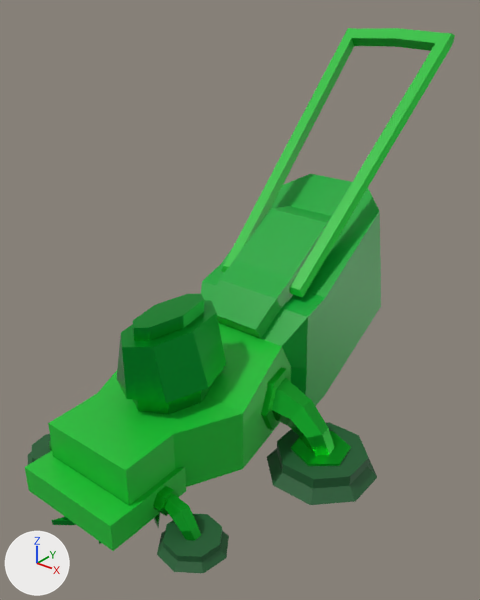
The FBX model RockPaperScissorsPlaneProject/Assets/FBXs/Lawmower/Lawnmower.fbx: old version first, new version second.
The view is the same before and after, from a camera (50 mm lens) standing at (6.22, -6.37, 7.21) and looking at (-0.03, 1.44, 2.36). Lighting does not change. The marker at lower left points along +X, +Y and +Z. Where no turn or scale is listed for an object, it has been applied to the vertices.

Script lines for the objects in view, before the commit:
```python
mat_m_scissorsmetalic = principled_material('M_ScissorsMetalic')
mat_m_scissorsmetalic.texture = img_texture_enemies_png
mat_m_scissorsmetalic.metallic = 0.8
mat_m_scissorsmetalic.roughness = 0.305
mat_m_scissorsplastic = principled_material('M_ScissorsPlastic')
mat_m_scissorsplastic.texture = img_texture_enemies_png
mat_m_scissorsplastic.roughness = 0.436
me_lawnmower = bpy.data.meshes.new('Lawnmower')
me_lawnmower.from_pydata(...)  # 643 vertices, 666 faces; spans x -2.74..2.74, y -2.53..6.41, z -0.09..6.32
# faces by material slot: [368, 170, 128]
me_lawnmower.materials.append(mat_m_scissorsmetalic)  # picture img_texture_enemies_png
me_lawnmower.materials.append(mat_m_scissorsplastic)  # picture img_texture_enemies_png
me_lawnmower.materials.append(mat_m_scissorsrubber)  # picture img_texture_enemies_png
ob_lawnmower = bpy.data.objects.new('Lawnmower', me_lawnmower)
ob_lawnmower.location = (0.0, 0.0, 0.0)
```
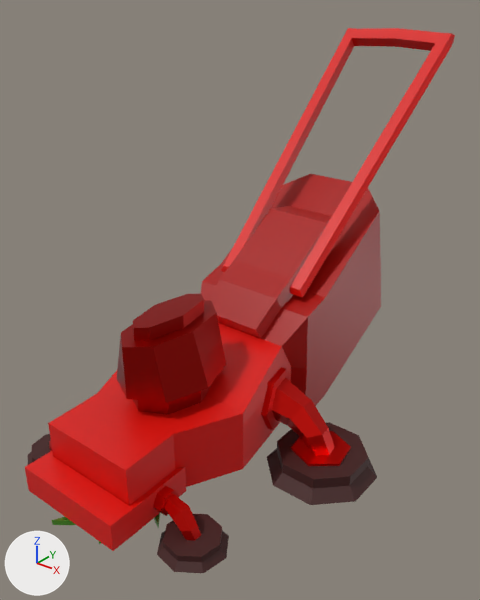
Commit message: Fix Lawnmower now red

Pixel boxes (x1, y1, x2, y2) of what changed, in the pictures (480 x 600 px):
'Lawnmower', surface changed (green to red)
    both: (25, 28, 455, 573)

What changed in the scene script:
```text
Add img_texture_enemies2_png:
    img_texture_enemies2_png = load_image('Texture_Enemies2.png', '../../Volcano/FBXs/Texture_Enemies2.png', 1024, 1024, 'sRGB')
Change mat_m_scissorsmetalic:
    mat_m_scissorsmetalic.texture: img_texture_enemies_png -> img_texture_enemies2_png
Change mat_m_scissorsplastic:
    mat_m_scissorsplastic.texture: img_texture_enemies_png -> img_texture_enemies2_png
Change me_lawnmower:
    where me_lawnmower.from_pydata(...)  # 643 vertices, 666 faces; spans x -2.74..2.74, y -2.53..6.41, z -0.09..6.32
    used by ob_lawnmower; location = (0.0, 0.0, 0.0)
    me_lawnmower part 1: texture (UV) coordinates of 666 of 666 faces, centred in x -2.66..2.66, y -2.45..6.38, z -0.09..6.29, changed; they spanned u 0.44..0.98, v 0.02..0.3 and now span u 0.07..0.91, v 0.12..0.95
```
